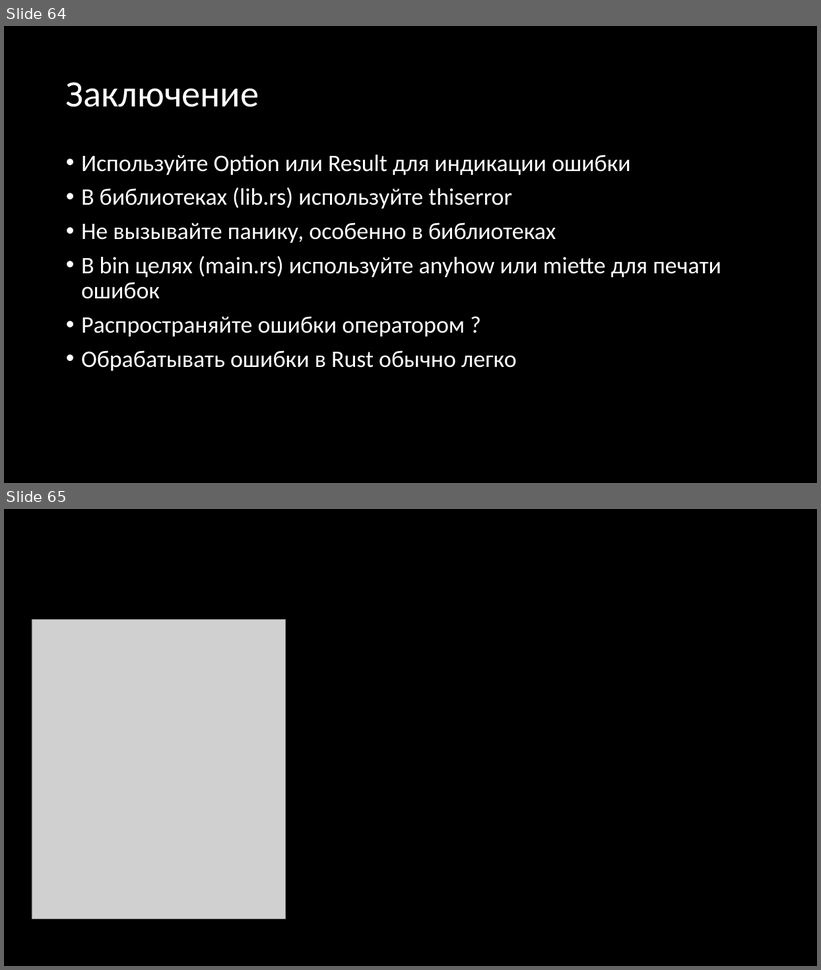
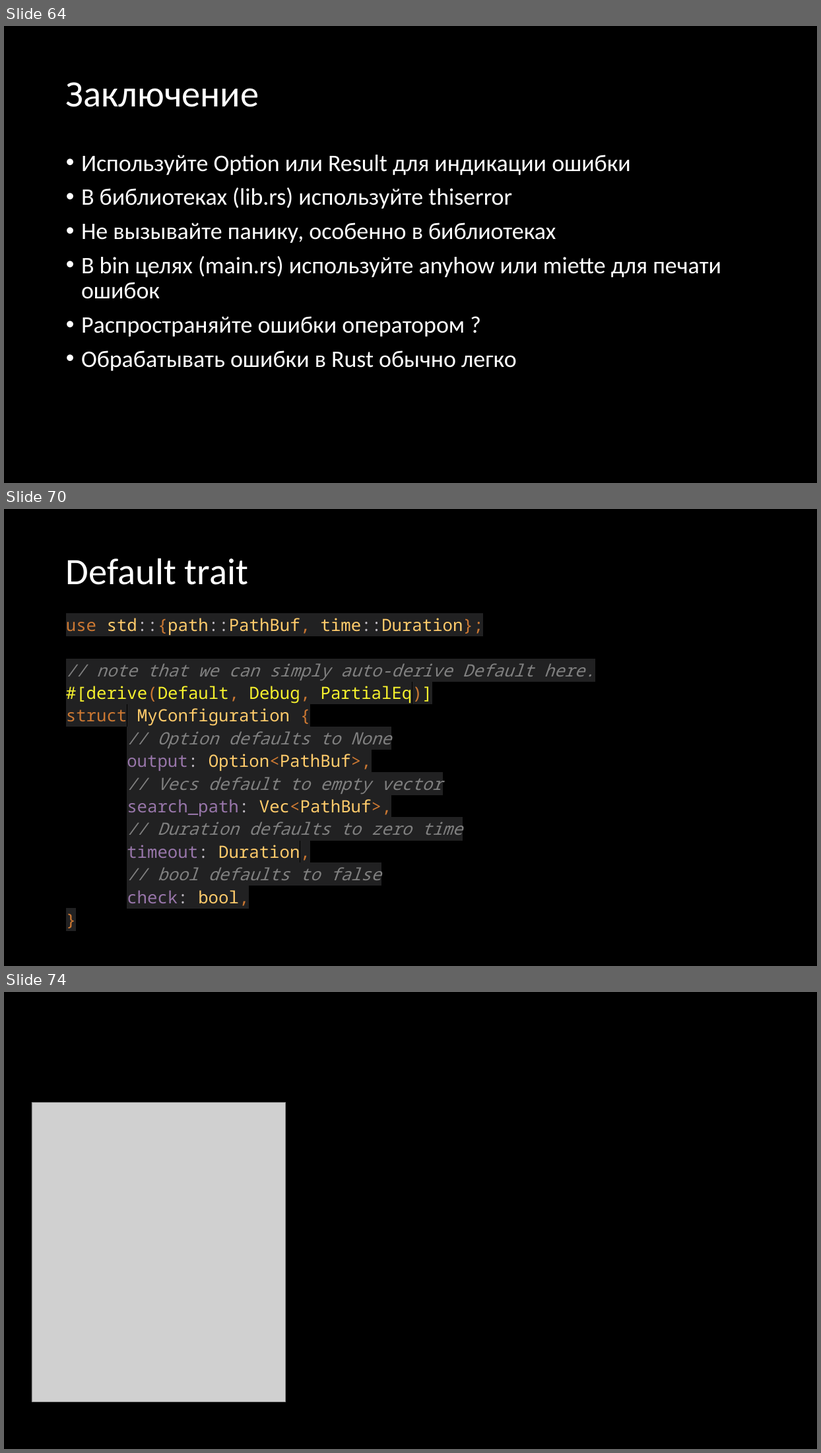
Before and after one commit to Gordon01/learn-rust, a slide deck: keynotes/Rust 2024.pptx. Shown one above the other, each under a label of ours: slides 64 and 65 before the commit, slides 64, 70 and 74 after it; the slides between them are not shown. The pictures are 821x970 and 821x1453 pixels, drawn with LibreOffice and Linux fonts; fonts in the diff are those of the drawing; grey boxes stand for pictures. Boxes give left, top, right and bottom in pixels: in the first picture for what was removed or moved away, otherwise in the second. Text is boxed around its words. In the diff, an @@ line names an element or a change of style, - is before the commit and + after.

```diff
--- a/keynotes/Rust 2024.pptx
+++ b/keynotes/Rust 2024.pptx
@@ slide 70 added at (4, 509, 817, 966), background #000000 @@
@@ title added at (66, 558, 248, 585), 44 pt, text #FFFFFF @@
+Default trait
@@ text added at (66, 618, 595, 906), 20 pt, text #808080 @@
+use std::{path::PathBuf, time::Duration};
+// note that we can simply auto-derive Default here.
+#[derive(Default, Debug, PartialEq)]
+struct MyConfiguration {
+// Option defaults to None
+output: Option<PathBuf>,
+// Vecs default to empty vector
+search_path: Vec<PathBuf>,
+// Duration defaults to zero time
+timeout: Duration,
+// bool defaults to false
+check: bool,
+}
@@ what was slide 65 is now slide 74 @@
```
Also in this commit, not shown: 8 other slides added, 3 other files.
